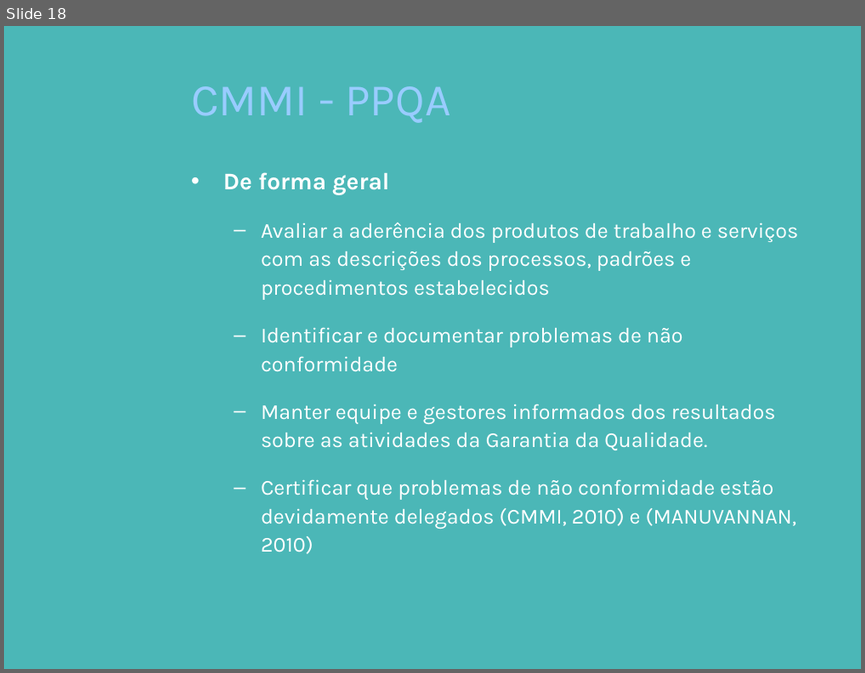
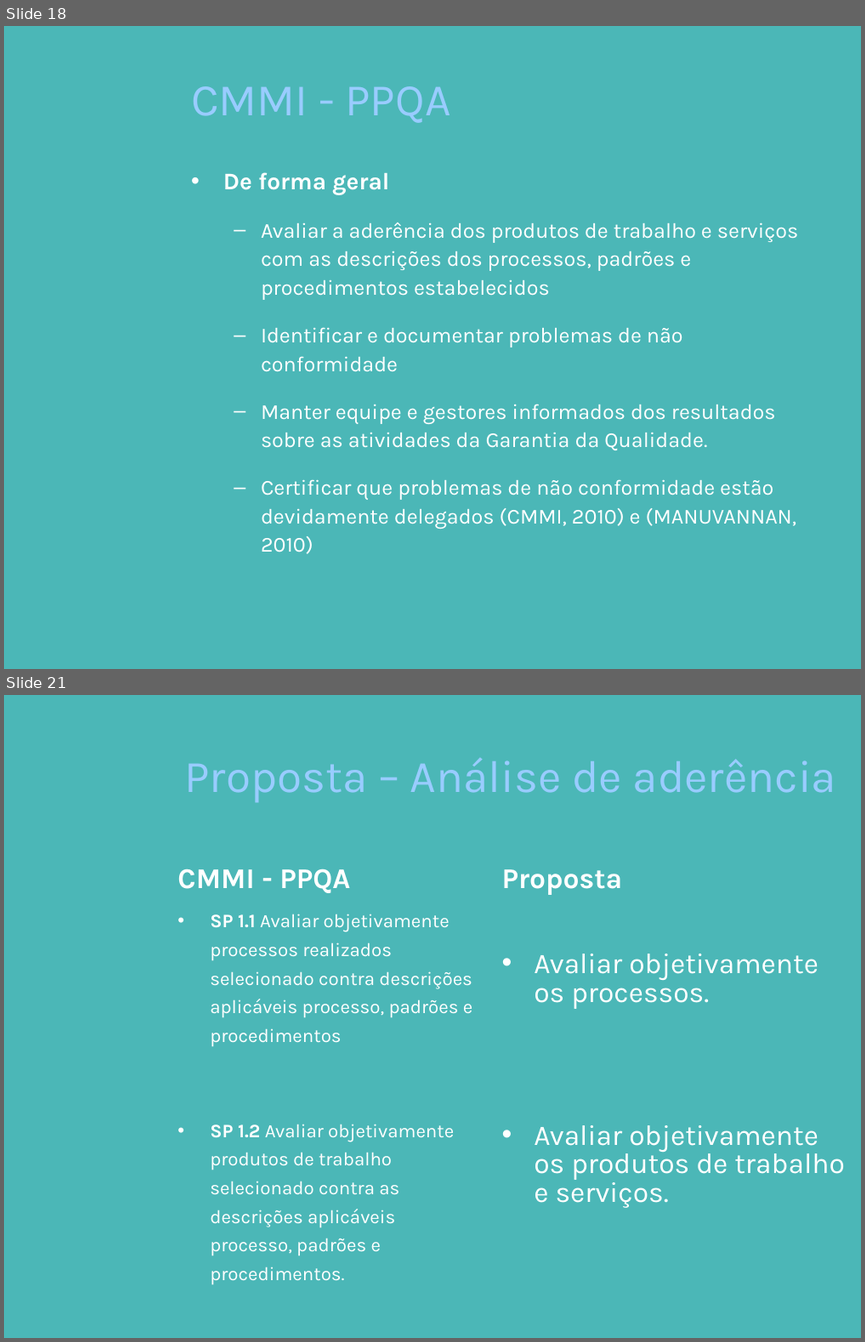
Before and after one commit to pddnew/monografia, a slide deck: presentation/presentation_1.0.0.pptx. Shown one above the other, each under a label of ours: slide 18 before the commit, slides 18 and 21 after it; the slides between them are not shown. The pictures are 865x673 and 865x1342 pixels, drawn with LibreOffice and Linux fonts; fonts in the diff are those of the drawing; background and template pictures are left out. Boxes give left, top, right and bottom in pixels: in the first picture for what was removed or moved away, otherwise in the second. Text is boxed around its words. In the diff, an @@ line names an element or a change of style, - is before the commit and + after.

```diff
--- a/presentation/presentation_1.0.0.pptx
+++ b/presentation/presentation_1.0.0.pptx
@@ slide 21 added at box(4, 695, 861, 1338), background picture (left out) @@
@@ title added at box(184, 758, 836, 802), 38 pt, text #99CCFF @@
+Proposta – Análise de aderência
@@ text added at box(177, 868, 350, 893), 24 pt, text #FFFFFF, bold @@
+CMMI - PPQA
@@ text added at box(502, 869, 623, 895), 24 pt, text #FFFFFF, bold @@
+Proposta
@@ text added at box(210, 913, 472, 1256), 16 pt, text #FFFFFF @@
+• SP 1.1 Avaliar objetivamente processos realizados selecionado contra descrições aplicáveis processo, padrões e procedimentos
+• SP 1.2 Avaliar objetivamente produtos de trabalho selecionado contra as descrições aplicáveis processo, padrões e procedimentos.
@@ text added at box(534, 953, 845, 1208), 24 pt, text #FFFFFF @@
+• Avaliar objetivamente os processos.
+• Avaliar objetivamente os produtos de trabalho e serviços.
```
Also in this commit, not shown: 1 slide changed, 4 other slides added, 6 other files.
